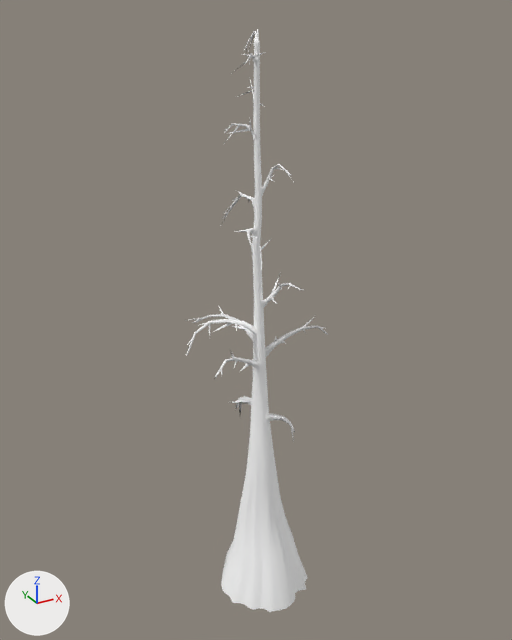
The glTF model raylib_code/models/foret_tropicale_hum/arb_jungle2/jungle_mort2.glb, before and after one commit.
The view is the same before and after, from a camera (50 mm lens) standing at (-12.5, -21.8, 24.0) and looking at (0.1, 1.1, 12.6). Lighting does not change. The marker at lower left points along +X, +Y and +Z. Where no turn or scale is listed for an object, it has been applied to the vertices.

The first picture shows 'cypres_chauve_cypreschauve_bark_D_cypreschauve_bark_D_0'.
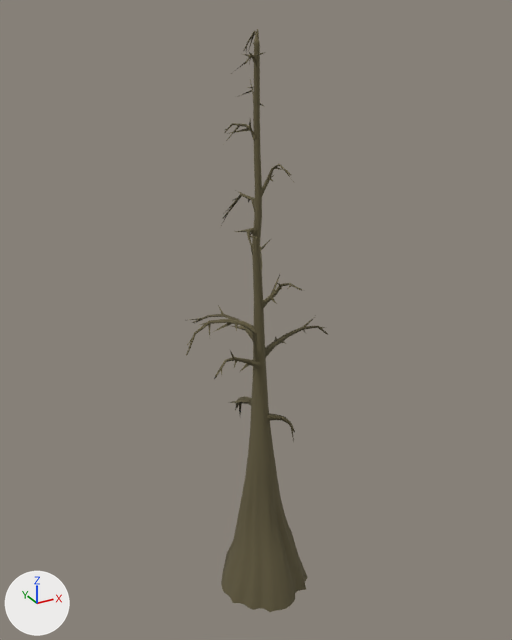
Patch to the scene script:
```diff
--- a/raylib_code/models/foret_tropicale_hum/arb_jungle2/jungle_mort2.glb.py
+++ b/raylib_code/models/foret_tropicale_hum/arb_jungle2/jungle_mort2.glb.py
@@ mat_cypreschauve_bark_d_color_0_color_0_color_0_002 @@
+mat_cypreschauve_bark_d_color_0_color_0_color_0_002 = bpy.data.materials.new('cypreschauve_bark_D_COLOR_0_COLOR_0_COLOR_0.002')
+# nodes: BsdfPrincipled, Mix, OutputMaterial, VertexColor
+# colours: brown #645c41
@@ me_mesh_0_001 @@
 me_mesh_0_001.from_pydata(...)  # 1189 vertices, 1827 faces; spans x -3.7..3.1, y -2.0..3.7, z 0.0..23.4
-me_mesh_0_001.materials.append(mat_cypreschauve_bark_d_color_0_color_0_color_0_001)
+me_mesh_0_001.materials.append(mat_cypreschauve_bark_d_color_0_color_0_color_0_002)
```

Pixel boxes [x1, y1, x2, y2] of what changed, in the pictures (512 x 640 px):
'cypres_chauve_cypreschauve_bark_D_cypreschauve_bark_D_0', recoloured (white to brown): [186, 29, 328, 612] in both
